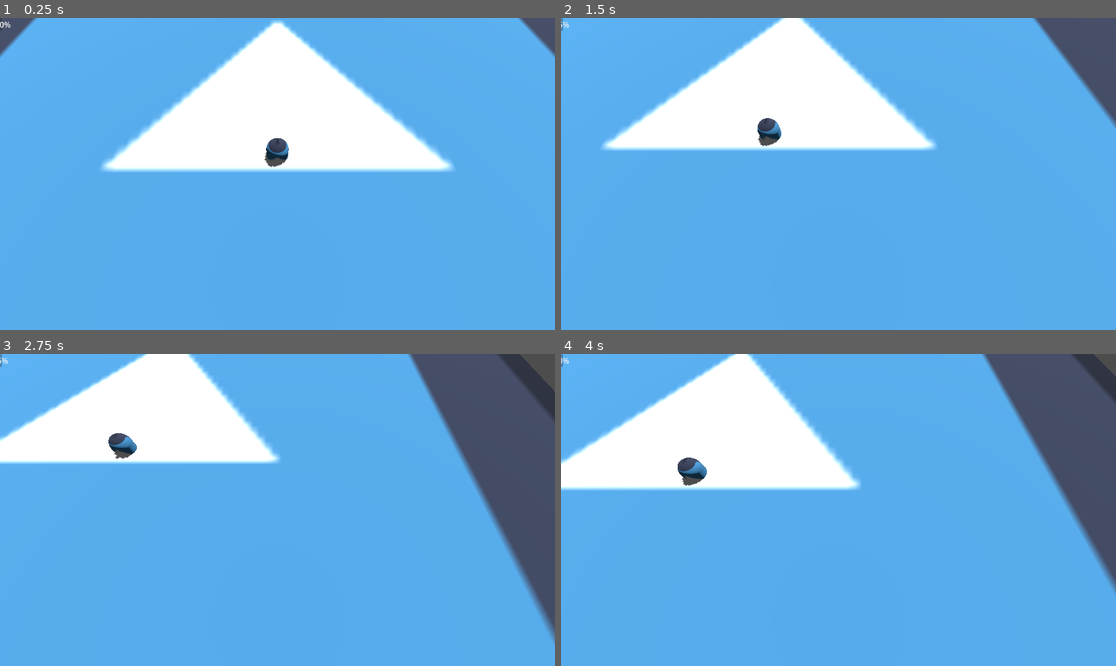
Above: before the commit, frames 1-4 (two rows, left to right).
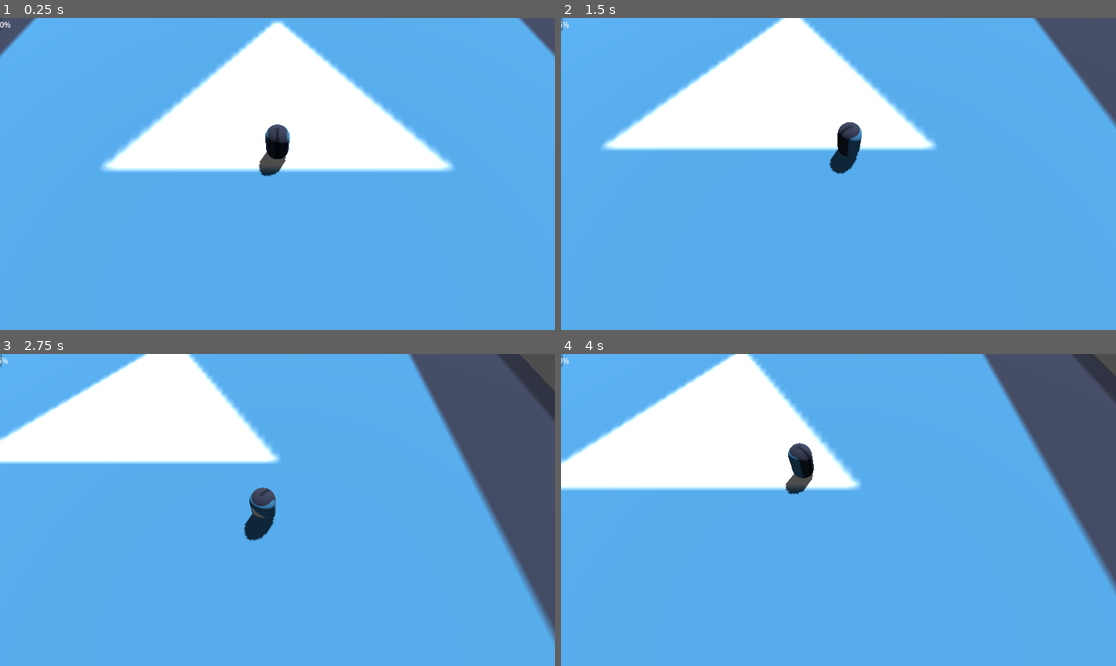
Above: after the commit, the same moments.

Repository: toledosq/godot_zombies
Game: Godot game, scene res://scenes/Main.tscn
The game is run twice, just before and just after one commit, with the same random seed, the same clock (stepped at 60 frames per second) and the same inputs. The engine's default icon, where the game draws it, is replaced by a stand-in: a white triangle on a blue panel in a dark square.
Inputs (mouse positions are in pixels of both pictures, inside the frame that each line leads up to):
- Up to frame 1 (0.25 s): no input
- Up to frame 2 (1.5 s): tap Enter at 0.5 s; move the mouse to (960, 158) at 0.52 s; hold D (move_right) 0.53-1.28 s; tap J (test_damage) at 0.6 s; move the mouse to (727, 189) at 1.27 s; hold S (move_back) from 1.28 s (still down); tap K (test_heal) at 1.35 s
- Up to frame 3 (2.75 s): move the mouse to (333, 441) at 2.02 s; release S (move_back) at 2.03 s; hold D (move_right) from 2.03 s (still down); tap J (test_damage) at 2.1 s
- Up to frame 4 (4 s): move the mouse to (810, 572) at 2.77 s; release D (move_right) at 2.78 s; hold W (move_forward) 2.78-3.53 s; tap K (test_heal) at 2.85 s; move the mouse to (1005, 556) at 3.52 s; hold A (move_left) from 3.53 s (still down); tap J (test_damage) at 3.6 s

The runs differ from the first frame. In frame 1, 0.6% of the frame differs, in the area x 46-53%, y 34-51%; in frame 2, 1.0%; in frame 3, 1.0%, in the area x 19-50%, y 25-60%; in frame 4, 1.0%.

Commit message:
Add camera physics interpolation to reduce target ghosting

Diff:
--- a/scenes/Player.tscn
+++ b/scenes/Player.tscn
@@ -33,6 +33,7 @@
 metadata/_custom_type_script = "uid://3stm174dy74a"
 
 [node name="Camera3D" type="Camera3D" parent="PlayerCamera"]
+physics_interpolation_mode = 1
 current = true
 
 [node name="HUD" type="CanvasLayer" parent="."]
--- a/scripts/camera_rig.gd
+++ b/scripts/camera_rig.gd
@@ -22,6 +22,7 @@
 	if not target_node:
 		return
 	_update_position(delta)
+	force_update_transform()
 
 func _update_position(delta: float) -> void:
 	# Base position relative to target
--- a/scripts/player.gd
+++ b/scripts/player.gd
@@ -34,15 +34,10 @@
 	camera_rig.set_target(self)
 
 func _physics_process(delta):
-	previous_transform = body.global_transform
 	_handle_movement(delta)
 	_rotate_towards_mouse()
 
 func _process(_delta: float) -> void:
-	# Interpolate the body mesh movement to avoid ghosting from physics process
-	var alpha = Engine.get_physics_interpolation_fraction()
-	body.global_transform = previous_transform.interpolate_with(global_transform, alpha)
-
 	# TEST: Press J to deal damage
 	if Input.is_action_just_pressed("test_damage"):
 		print(">>> Applying 10 damage")
